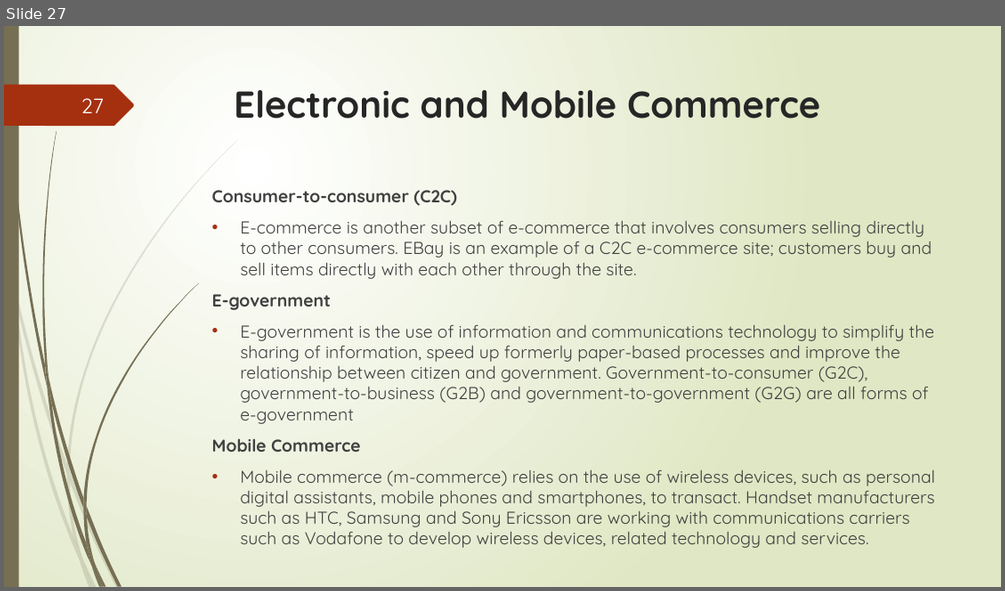
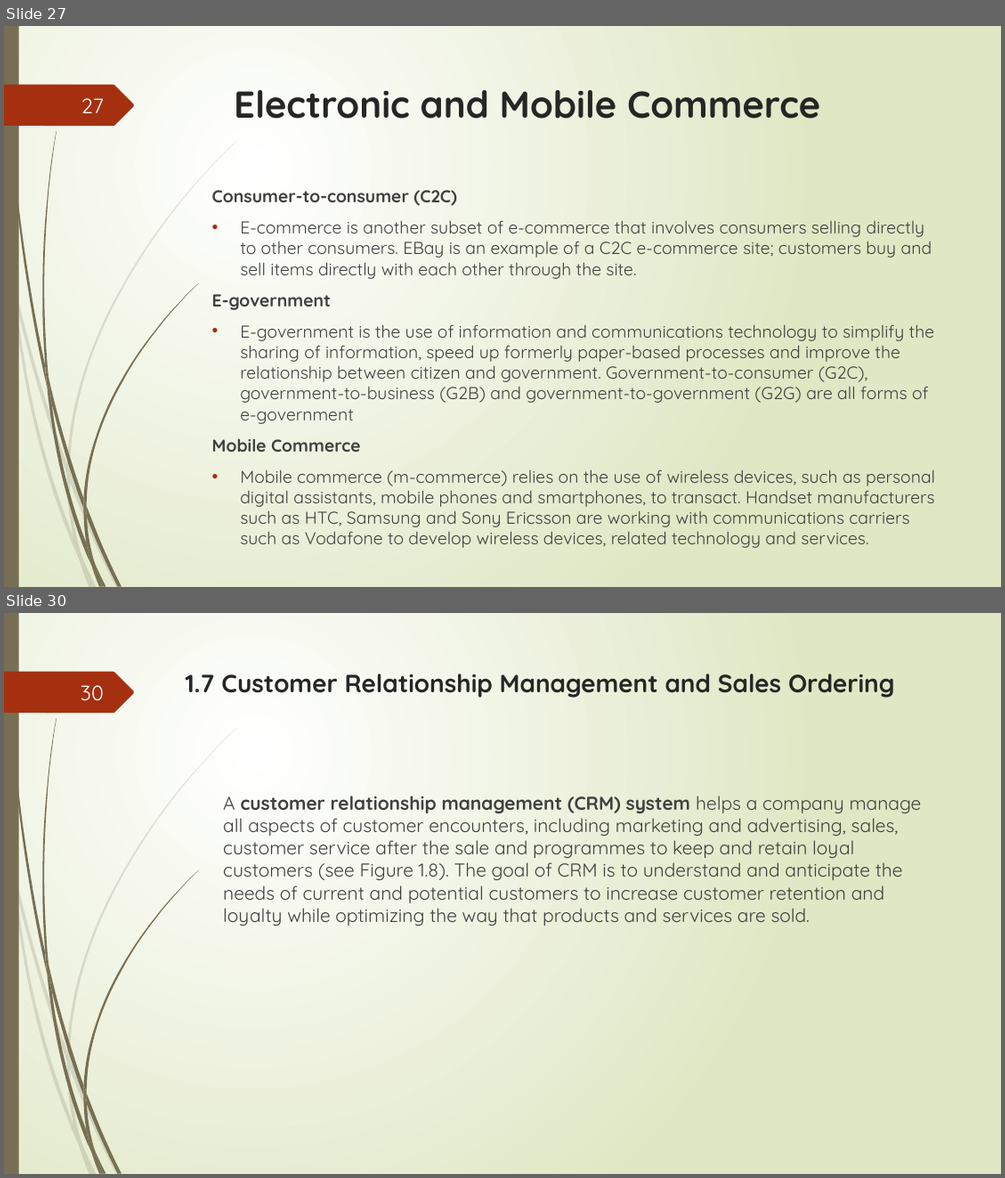
Before and after one commit to nqubekoh/IS622, a slide deck: 2. Operating Systems.pptx. Shown one above the other, each under a label of ours: slide 27 before the commit, slides 27 and 30 after it; the slides between them are not shown. The pictures are 1005x591 and 1005x1178 pixels, drawn with LibreOffice and Linux fonts; fonts in the diff are those of the drawing. Boxes give left, top, right and bottom in pixels: in the first picture for what was removed or moved away, otherwise in the second. Text is boxed around its words. In the diff, an @@ line names an element or a change of style, - is before the commit and + after.

```diff
--- a/2. Operating Systems.pptx
+++ b/2. Operating Systems.pptx
@@ slide 30 added at box(4, 613, 1001, 1174), background gradient #FFFFFF to #DFE8C4; not listed: 24 template elements that a slide beside it also shows @@
@@ page number added at box(81, 685, 104, 701), 20 pt, text #FEFFFF @@
+30
@@ title added at box(186, 674, 895, 698), 24 pt, text #262626, bold @@
+1.7 Customer Relationship Management and Sales Ordering
@@ text added at box(223, 795, 922, 925), 18 pt, text #404040 @@
+A customer relationship management (CRM) system helps a company manage all aspects of customer encounters, including marketing and advertising, sales, customer service after the sale and programmes to keep and retain loyal customers (see Figure 1.8). The goal of CRM is to understand and anticipate the needs of current and potential customers to increase customer retention and loyalty while optimizing the way that products and services are sold.
```
Also in this commit, not shown: 1 slide changed, 8 other slides added.
